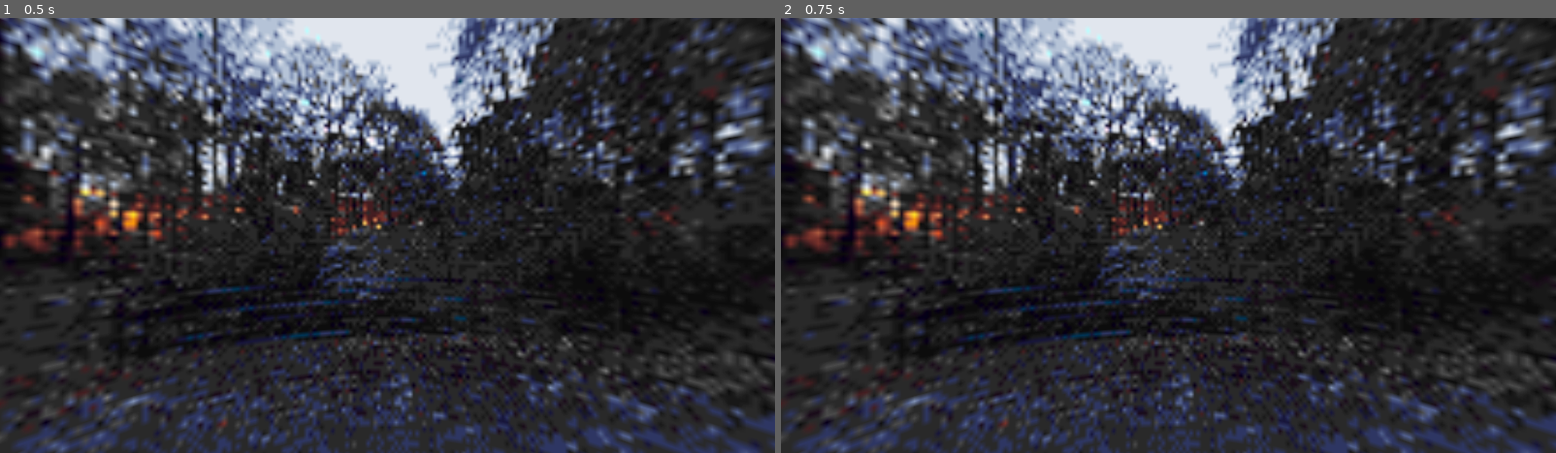
Above: before the commit, frames 1-2 (left to right).
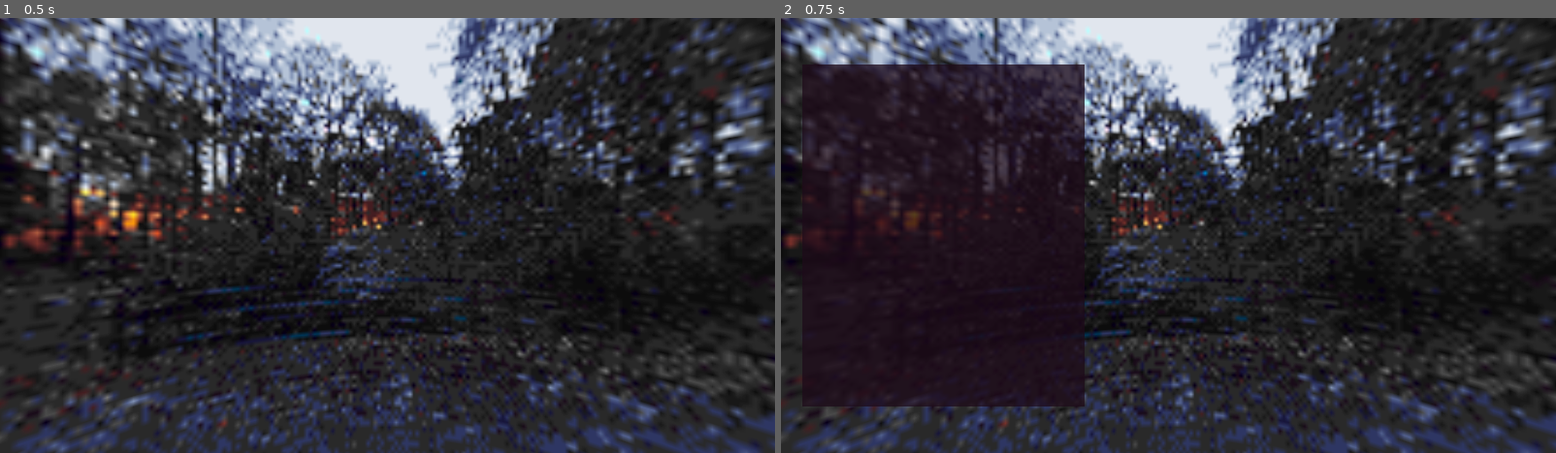
Above: after the commit, the same moments.

Repository: asciislvt/musical-sniffle
Game: Godot game, scene res://main.tscn
Two runs of this game, one before a commit and one after it. Both use one fixed random seed, a clock stepped at 60 frames per second and the inputs below. Before the commit the project has no main scene; this scene is started directly in both runs.
Inputs:
- Up to frame 1 (0.5 s): no input
- Up to frame 2 (0.75 s): tap Enter at 0.5 s; tap Tab (tab, bound only after the commit) at 0.6 s

Frame 1 is identical in both runs. In frame 2, 11% of the frame differs, in the area x 2-40%, y 10-90%.
Error after the commit: Cannot call method 'instantiate' on a null value. (res://inventory_ui.gd:11)

Commit message:
we're really doing this...

Diff:
--- /dev/null
+++ b/InventoryItem.tscn
@@ -0,0 +1,5 @@
+[gd_scene format=3 uid="uid://7ao0p2o2ua37"]
+
+[node name="InventoryItem" type="Control"]
+layout_mode = 3
+anchors_preset = 0
--- /dev/null
+++ b/InventorySlot.tscn
@@ -0,0 +1,5 @@
+[gd_scene format=3 uid="uid://5ckj156fdaic"]
+
+[node name="InventorySlot" type="Control"]
+layout_mode = 3
+anchors_preset = 0
--- /dev/null
+++ b/InventoryUI.tscn
@@ -0,0 +1,34 @@
+[gd_scene load_steps=3 format=3 uid="uid://bngxmdc1eoili"]
+
+[ext_resource type="Script" uid="uid://dxwywhe423ull" path="res://inventory_ui.gd" id="1_dsn3v"]
+
+[sub_resource type="StyleBoxFlat" id="StyleBoxFlat_dsn3v"]
+bg_color = Color(0.113725, 0.0392157, 0.0980392, 0.752941)
+
+[node name="InventorUI" type="Control"]
+layout_mode = 3
+anchors_preset = 15
+anchor_right = 1.0
+anchor_bottom = 1.0
+grow_horizontal = 2
+grow_vertical = 2
+script = ExtResource("1_dsn3v")
+
+[node name="MarginContainer" type="MarginContainer" parent="."]
+layout_mode = 1
+anchors_preset = 9
+anchor_bottom = 1.0
+offset_right = 420.0
+grow_vertical = 2
+theme_override_constants/margin_left = 32
+theme_override_constants/margin_right = 32
+
+[node name="PanelContainer" type="PanelContainer" parent="MarginContainer"]
+custom_minimum_size = Vector2(420, 510)
+layout_mode = 2
+size_flags_horizontal = 0
+size_flags_vertical = 4
+theme_override_styles/panel = SubResource("StyleBoxFlat_dsn3v")
+
+[node name="GridContainer" type="GridContainer" parent="MarginContainer/PanelContainer"]
+layout_mode = 2
--- a/inventory.gd
+++ b/inventory.gd
@@ -1 +1,7 @@
 extends Node
+class_name InventoryManager
+
+@export var _data: InventoryData
+
+func add_item(_item: ItemData) -> void:
+	pass
--- /dev/null
+++ b/inventory_data.gd
@@ -0,0 +1,6 @@
+extends Resource
+class_name InventoryData
+
+var _item_array: Array[ItemData] = []
+var grid_width: int = 4
+var grid_height: int = 2
--- /dev/null
+++ b/inventory_ui.gd
@@ -0,0 +1,26 @@
+extends Control
+class_name InventoryUI
+
+@export var grid_inventory_scene: PackedScene
+@export var grid_inv_array: Array[Control]
+
+
+func _ready() -> void:
+	visible = false
+	if grid_inv_array.is_empty():
+		var _scene = grid_inventory_scene.instantiate()
+		add_child(_scene)
+
+func _unhandled_input(event: InputEvent) -> void:
+	if event is InputEventKey:
+		if Input.is_action_just_pressed("tab"):
+			_toggle_ui()
+
+
+
+func _toggle_ui() -> void:
+	match visible:
+		true:
+			visible = false
+		false:
+			visible = true
--- /dev/null
+++ b/item_data.gd
@@ -0,0 +1,6 @@
+extends Resource
+class_name ItemData
+
+@export var name: String
+@export var desc: String
+@export var icon: Texture2D
--- a/main.tscn
+++ b/main.tscn
@@ -1,6 +1,7 @@
-[gd_scene load_steps=5 format=3 uid="uid://cg41557m18qa"]
+[gd_scene load_steps=6 format=3 uid="uid://cg41557m18qa"]
 
 [ext_resource type="Texture2D" uid="uid://cq4ecvj0nxqg" path="res://fug.png" id="1_ig7tw"]
+[ext_resource type="PackedScene" uid="uid://bngxmdc1eoili" path="res://InventoryUI.tscn" id="2_0xm2m"]
 
 [sub_resource type="PanoramaSkyMaterial" id="PanoramaSkyMaterial_0xm2m"]
 panorama = ExtResource("1_ig7tw")
@@ -20,3 +21,6 @@
 environment = SubResource("Environment_1bvp3")
 
 [node name="Camera3D" type="Camera3D" parent="."]
+
+[node name="InventorUI" parent="." instance=ExtResource("2_0xm2m")]
+visible = false
--- a/project.godot
+++ b/project.godot
@@ -11,8 +11,17 @@
 [application]
 
 config/name="grid_inventory_prototype"
+run/main_scene="uid://cg41557m18qa"
 config/features=PackedStringArray("4.4", "Forward Plus")
 config/icon="res://icon.svg"
+
+[input]
+
+tab={
+"deadzone": 0.2,
+"events": [Object(InputEventKey,"resource_local_to_scene":false,"resource_name":"","device":-1,"window_id":0,"alt_pressed":false,"shift_pressed":false,"ctrl_pressed":false,"meta_pressed":false,"pressed":false,"keycode":0,"physical_keycode":4194306,"key_label":0,"unicode":0,"location":0,"echo":false,"script":null)
+]
+}
 
 [rendering]
 
Not shown, added: big-picture.txt
Not shown, added: inventory_data.gd.uid
Not shown, added: inventory_ui.gd.uid
Not shown, added: item_data.gd.uid
